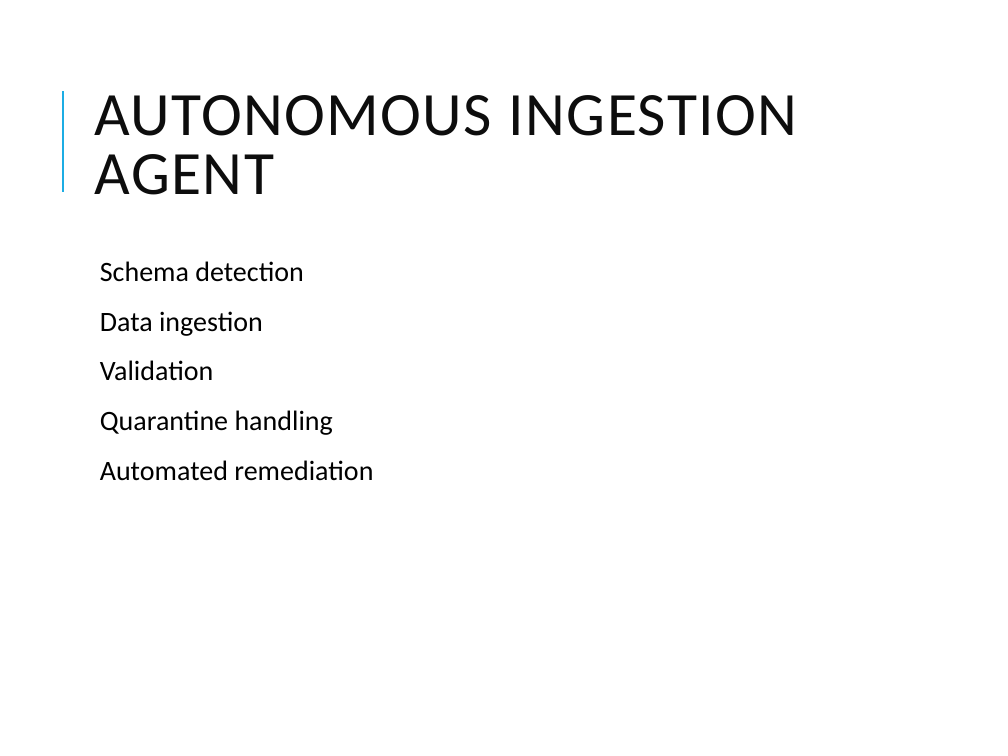
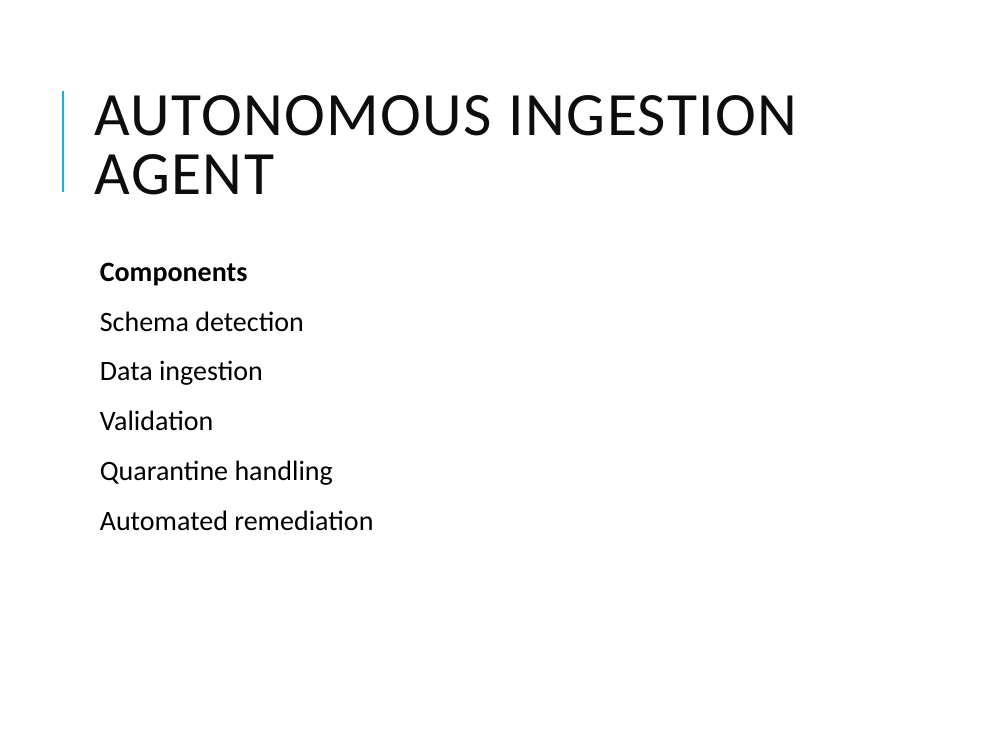
Before and after one commit to vikash-verma-profile/SIG-GENAI-May-2026, a slide deck: slide 3 of Week-3/Day-2/Autonomous_AI_Data_Quality_Self_Healing_Pipelines.pptx. Drawn at 1008x756 pixels with LibreOffice and Linux fonts; fonts in the diff are those of the drawing. Boxes give left, top, right and bottom in pixels: in the first picture for what was removed or moved away, otherwise in the second. Text is boxed around its words. In the diff, an @@ line names an element or a change of style, - is before the commit and + after.

```diff
--- a/Week-3/Day-2/Autonomous_AI_Data_Quality_Self_Healing_Pipelines.pptx
+++ b/Week-3/Day-2/Autonomous_AI_Data_Quality_Self_Healing_Pipelines.pptx
@@ text at (x1=100, y1=262, x2=248, y2=286): paragraph added @@
+  Components
```
Also in this commit, not shown: 10 other slides changed, 26 slides added, 2 other files.
